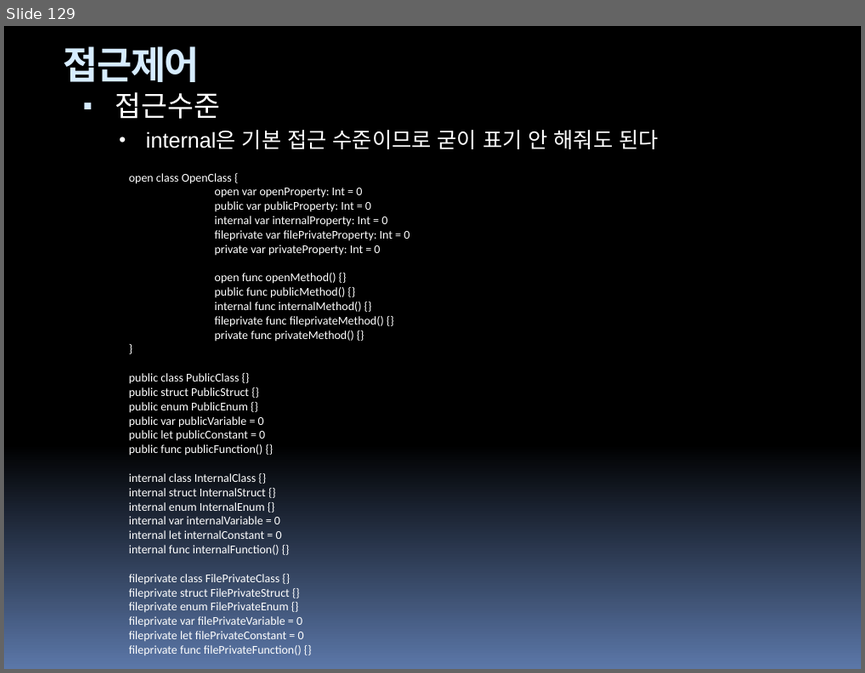
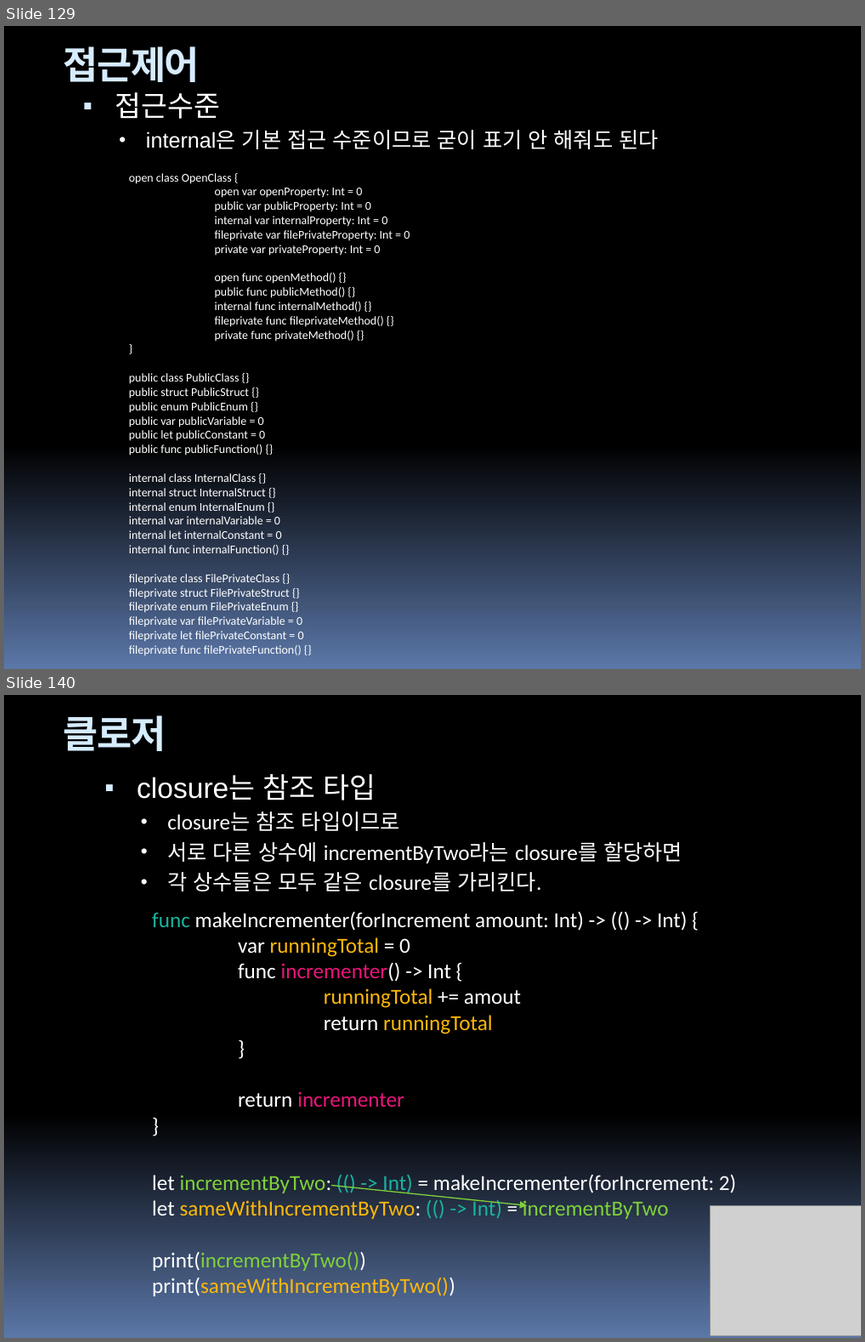
Before and after one commit to hounga13/helloSwift, a slide deck: Swift세미나자료.pptx. Shown one above the other, each under a label of ours: slide 129 before the commit, slides 129 and 140 after it; the slides between them are not shown. The pictures are 865x673 and 865x1342 pixels, drawn with LibreOffice and Linux fonts; fonts in the diff are those of the drawing; grey boxes stand for pictures. Boxes give left, top, right and bottom in pixels: in the first picture for what was removed or moved away, otherwise in the second. Text is boxed around its words. In the diff, an @@ line names an element or a change of style, - is before the commit and + after.

```diff
--- a/Swift세미나자료.pptx
+++ b/Swift세미나자료.pptx
@@ slide 140 added at (4,695,861,1338), background gradient #000000 to #5B77A8 @@
@@ title added at (63,715,166,751), 32 pt, text #D6ECFF, bold @@
+클로저
@@ rectangle added at (24,759,25,793), fill #000000 @@
@@ rectangle added at (27,759,28,793), fill #000000 @@
@@ rectangle added at (29,759,31,793), fill #000000 @@
@@ rectangle added at (33,759,37,793), fill #000000 @@
@@ text added at (137,774,682,891), 18 pt, text #FFFFFF @@
+▪ closure는 참조 타입
+  • closure는 참조 타입이므로
+  • 서로 다른 상수에 incrementByTwo라는 closure를 할당하면
+  • 각 상수들은 모두 같은 closure를 가리킨다.
@@ text added at (152,911,687,1107), 18 pt, text #FFFFFF @@
+func makeIncrementer(forIncrement amount: Int) -> (() -> Int) {
+var runningTotal = 0
+func incrementer() -> Int {
+runningTotal += amout
+return runningTotal
+}
+return incrementer
+}
@@ text added at (152,1174,736,1296), 18 pt, text #FFFFFF @@
+let incrementByTwo: (() -> Int) = makeIncrementer(forIncrement: 2)
+let sameWithIncrementByTwo: (() -> Int) = incrementByTwo
+print(incrementByTwo())
+print(sameWithIncrementByTwo())
@@ arrow added from (331, 1185) to (527, 1205), #7FD13B 0.94 pt @@
@@ picture added at (710,1205,861,1335) @@
```
Also in this commit, not shown: 16 other slides added, 2 other files.
